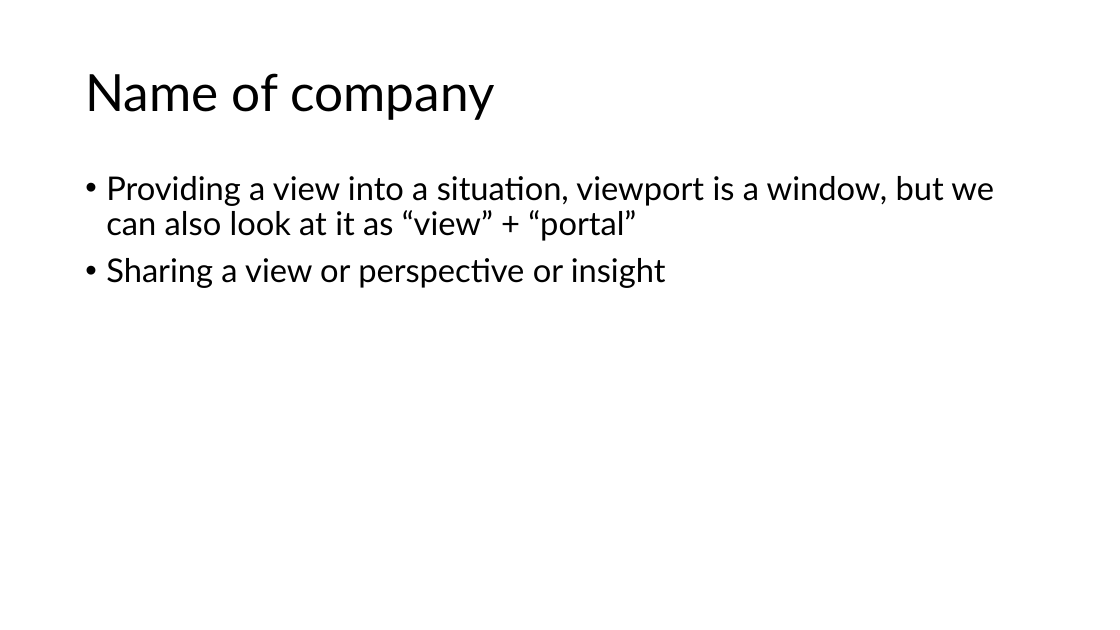
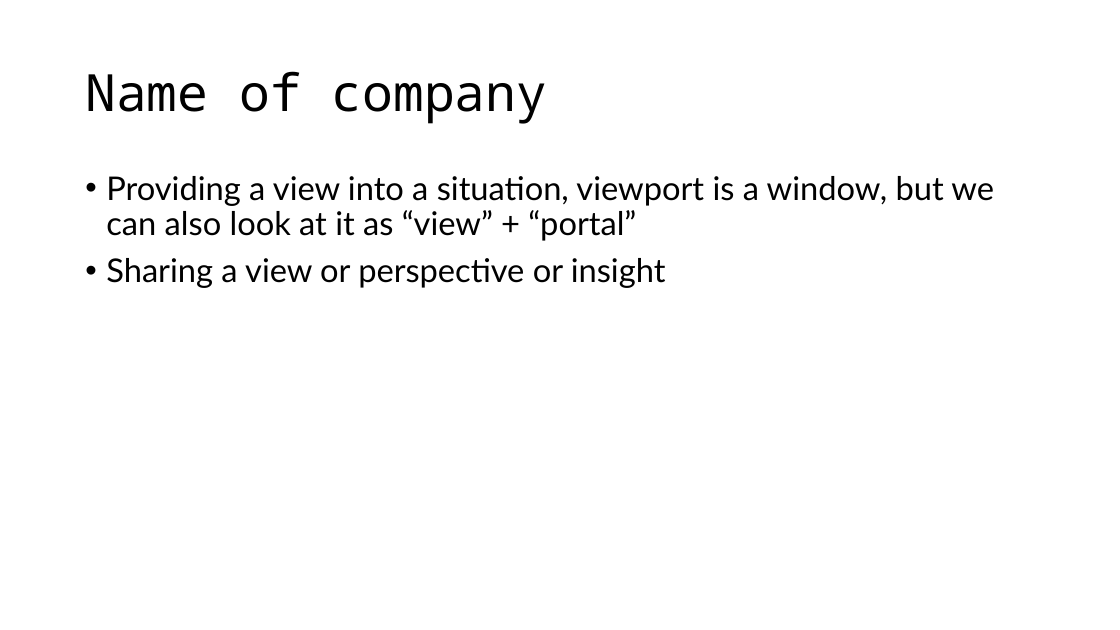
Before and after one commit to ElliottDenis/Viewport, a slide deck: slide 4 of Viewport - Design Ideas.pptx. Drawn at 1120x630 pixels with LibreOffice and Linux fonts; fonts in the diff are those of the drawing. Boxes give left, top, right and bottom in pixels: in the first picture for what was removed or moved away, otherwise in the second. Text is boxed around its words. In the diff, an @@ line names an element or a change of style, - is before the commit and + after.

```diff
--- a/Viewport - Design Ideas.pptx
+++ b/Viewport - Design Ideas.pptx
@@ title "Name of company" at box(85, 71, 548, 124): font Lato to Noto Sans Mono @@
```
Also in this commit, not shown: 3 other slides changed, 6 other files.
